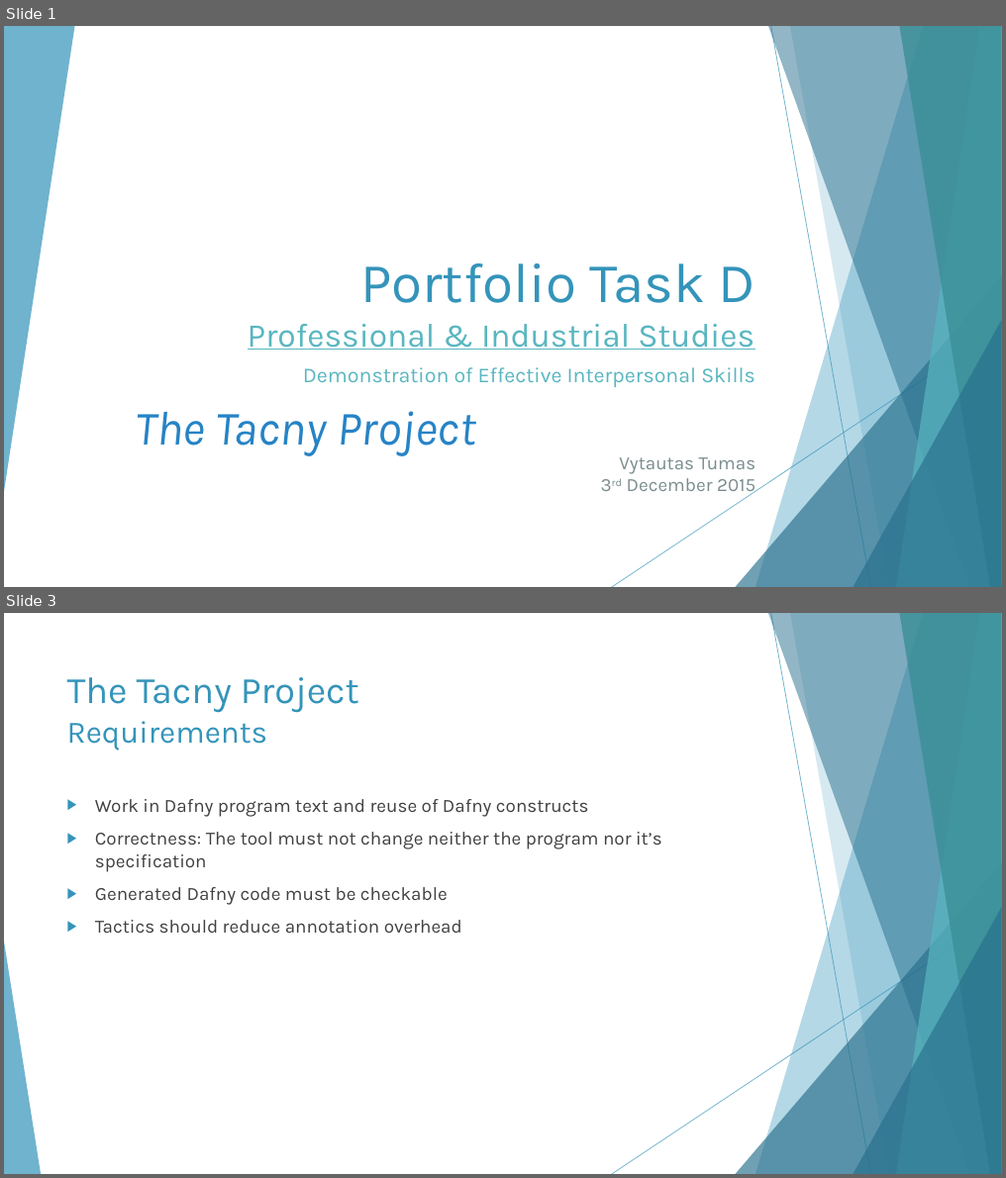
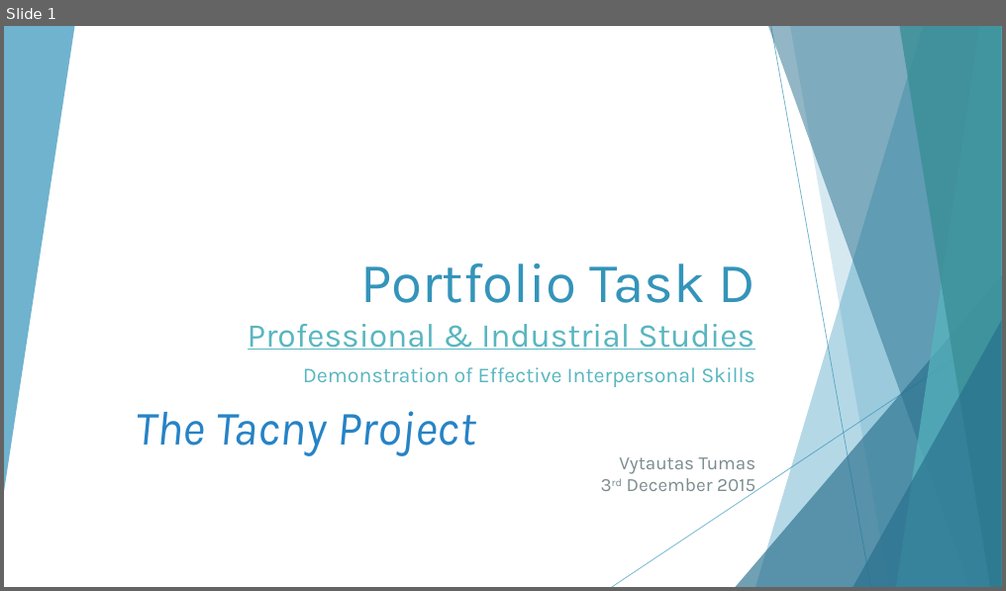
Before and after one commit to Tapanito/industrial, a slide deck: Portfolio Task D.pptx. Shown one above the other, each under a label of ours: slides 1 and 3 before the commit, slide 1 after it; the slides between them are not shown. The pictures are 1006x1178 and 1006x591 pixels, drawn with LibreOffice and Linux fonts; fonts in the diff are those of the drawing. Boxes give left, top, right and bottom in pixels: in the first picture for what was removed or moved away, otherwise in the second. Text is boxed around its words. In the diff, an @@ line names an element or a change of style, - is before the commit and + after.

```diff
--- a/Portfolio Task D.pptx
+++ b/Portfolio Task D.pptx
@@ slide 3 removed at [4, 613, 1002, 1174], background #FFFFFF; not listed: 9 template elements that a slide beside it also shows @@
@@ title removed at [67, 677, 359, 751] @@
-The Tacny Project
-Requirements
@@ text removed at [95, 799, 662, 933] @@
-▶ Work in Dafny program text and reuse of Dafny constructs
-▶ Correctness: The tool must not change neither the program nor it’s specification
-▶ Generated Dafny code must be checkable
-▶ Tactics should reduce annotation overhead
@@ triangle removed at [4, 942, 41, 1174] @@
```
Also in this commit, not shown: 2 slides changed, 12 slides added, 2 other files.
